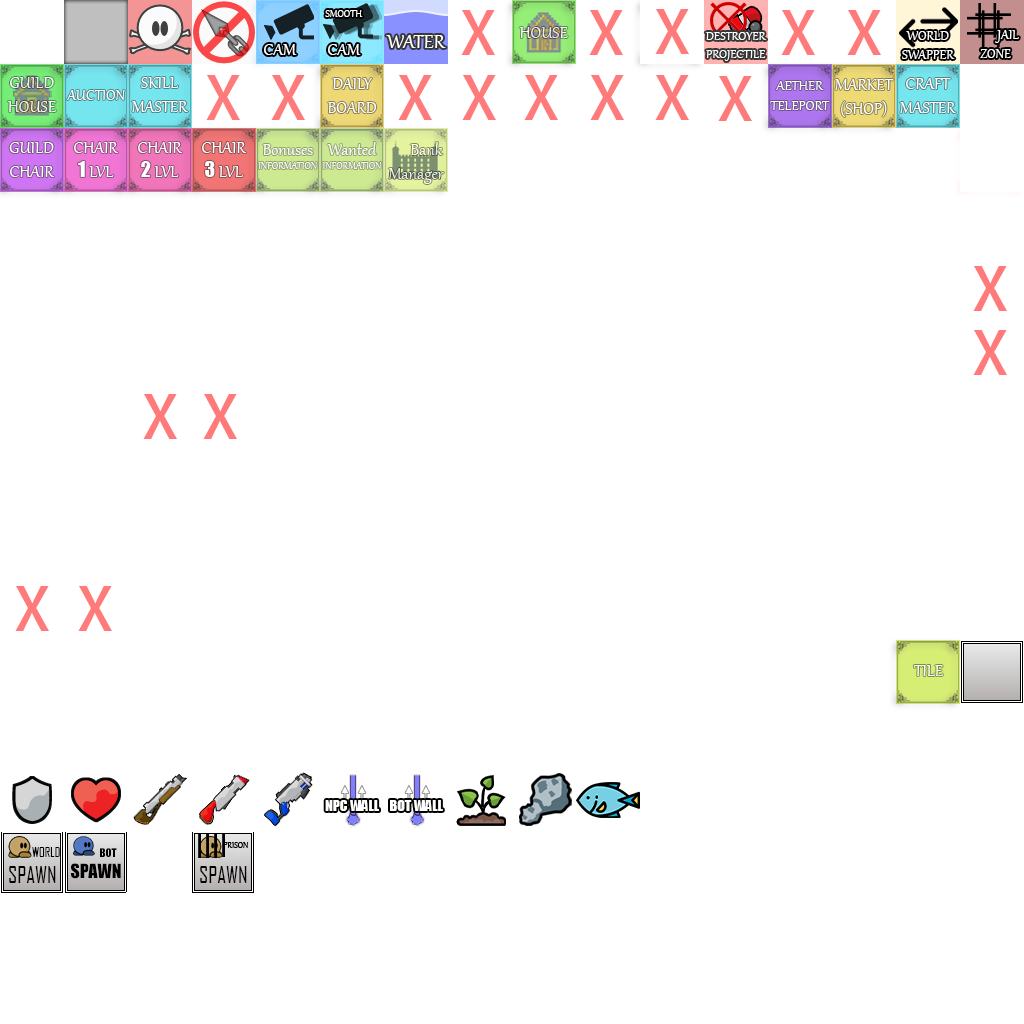
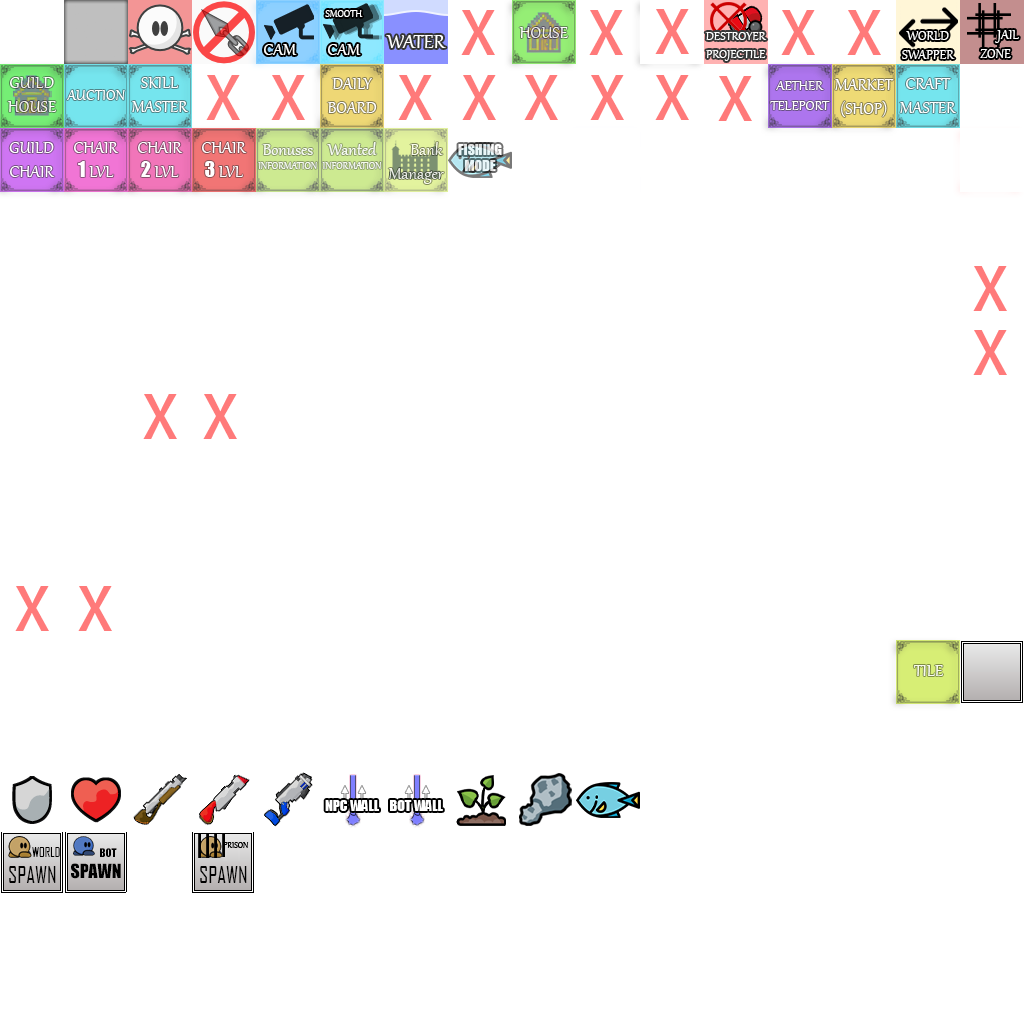
Before/after of a 1024 × 1024 layered artwork. What changed in the layer stack:
added layer "Fishing" (1st of 2) above "Fishing" over [448, 142, 512, 178]
